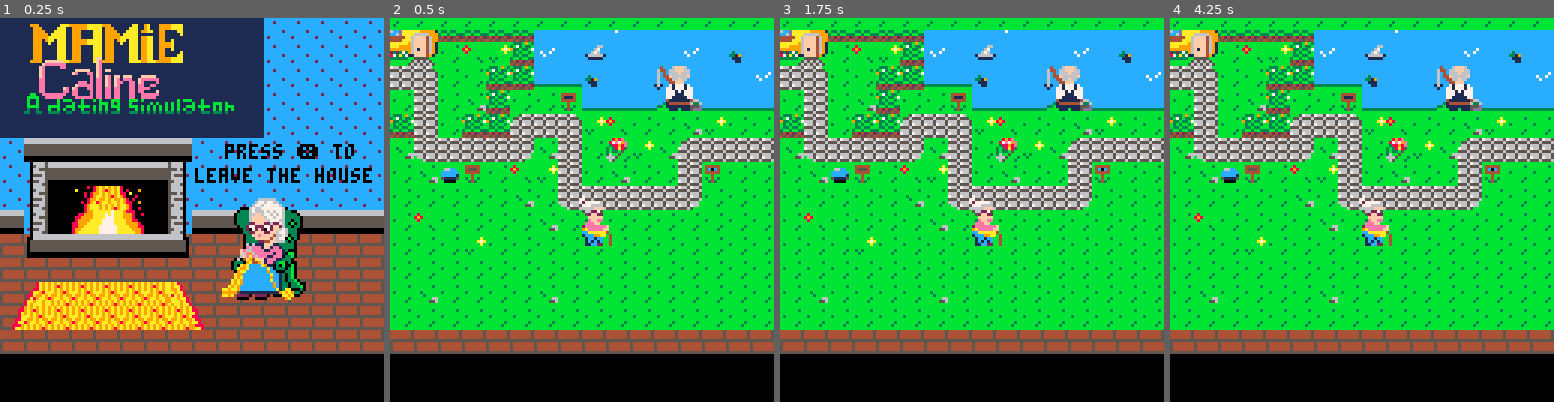
Above: before the commit, frames 1-4 (left to right).
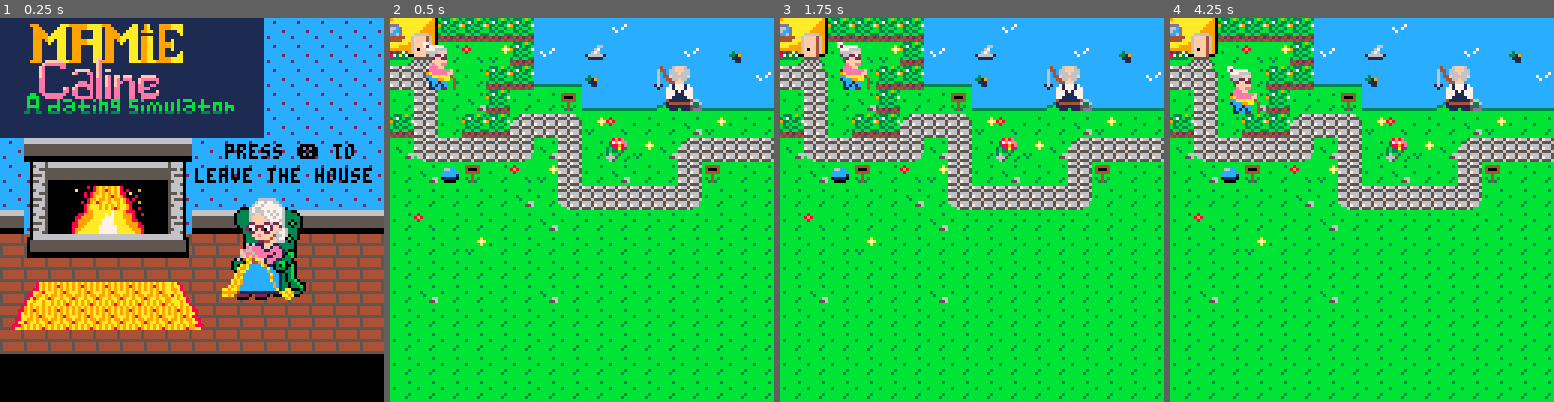
Above: after the commit, the same moments.

Repository: AndreaBacquele/projet-collectif---pico8-mamiecalineteam
Game: PICO-8 cartridge mamiecaline.p8
Same seed, same stepped clock (60 frames per second), same inputs: the game is played once before the commit and once after it.
Inputs:
- Up to frame 1 (0.25 s): no input
- Up to frame 2 (0.5 s): tap X (X key) at 0.33 s
- Up to frame 3 (1.75 s): tap X (X key) at 1.07 s; hold Right from 1.6 s (still down)
- Up to frame 4 (4.25 s): tap X (X key) at 1.85, 2.97, 4.08 s; release Right at 2.1 s; hold Up 2.15-2.42 s; hold Right 2.47-3.03 s; hold Left 3.08-3.58 s; hold Down 3.63-3.97 s; hold Right from 4.02 s (still down)

Frame 1 is identical in both runs. In frame 2, 23% of the frame differs, in the area x 0-100%, y 0-100%; in frame 3, 23%; in frame 4, 23%.

Commit message:
Mamie bougegit add mamiecaline.p8 git add mamiecaline.p8 !

Diff:
--- a/mamiecaline.p8
+++ b/mamiecaline.p8
@@ -19,12 +19,11 @@
 
 function init_game()
 		create_player()
-		draw_game()
-		update_game()
 end
 
 
 function draw_game()
+
 	draw_map()
  draw_player()
 
@@ -40,8 +39,8 @@
 
 function create_player()
     p={
-    x=20,
-    y=20,
+    x=1,
+    y=1,
     sprite=1,
     speed=1,
     flower=0,
@@ -86,11 +85,14 @@
 end
 -->8
 --dialogues
+
+
 -->8
 --map
 
 function draw_map()
-    map(0,0)
+				cls()
+    map(0,0,0,0,128,64)
     end
 
 function update_camera()
@@ -175,13 +177,17 @@
 
  if btnp(❎) then
 		init_game()
-		_update = update_game()
-		_draw = draw_game()
+		_update = update_game
+		_draw = draw_game
 	end
 
 end
 -->8
 --coup de canne
+
+
+-->8
+--pagedialogue
 
 
 __gfx__
@@ -443,6 +449,9 @@
 
 
 
+__gff__
+0000000000000000000000000001010100000000000000000000000001000101010000000101000001010000000000000000000000000000010100000000000000000000000000000000000000000000000000000000000000000000000000000000000000000000000000000000000000000000000000000000000000000000
+0000000000000000000000000000000000000000000000000000000000000000000000000000000000000000000000000000000000000000000000000000000000000000000000000000000000000000000000000000000000000000000000000000000000000000000000000000000000000000000000000000000000000000
 __map__
 24251c1c1c1c1f1f1f0f1f1f1f1f1f1f0f1f0c31313131313132323131313131e6c0c1c2c3c4c5c6e6e6e6c7c7c7c7c7e6c0c1c2c3c4c5c6e6e6e6c7c7c7c7c70000000000000000000000000000000000000000000000000000000000000000000000000000000000000000000000000000000000000000000000004c4d4e4f
 34353122211c0f1f1e1f1f1f0f1f0e1f1f0c3131313131313131313131313131e6d0d1d2d3d4d5d6e6e6e6c7c7c7c7c7e6d0d1d2d3d4d5d6e6e6e6c7c7c7c7c7000000000000000000000048494a4b00000000000000000000000048494a4b000000000000000000000000484d4e4f000000000000000000000000005c5d5e5f
@@ -457,42 +466,42 @@
 3131313131313131313131313131313131313131313131313131313131313131d7d7d7d7d7d7d7d7d7ecedeeefd7d7d7d7d7d7d7d7d7d7d7d7ecedeeefd7d7d700505152530000000000000000000000005051525300000000000000000000000050515253000000000000000000000000000000000000000000000000000000
 3132313131313231313131313131313131313131313131313131313131313131d7d9dadadadadad8d7fcfdfeffd7d7d7d7d9dadadadadad8d7fcfdfeffd7d7d700606162630000000000000000000000006065666300000000000000000000000060616263000000000000000000000000000000000000000000000000000000
 3131313131313131313131313131313131313131313131313131313131313131c9dadadadadadadac8d7d7d7d7d7d7d7c9dadadadadadadac8d7d7d7d7d7d7d700707172733700000000000037373737007075767337000000000000373737370070717273370000000000003737373700000000000000000000000000000000
-0000000000000000000000000000000000000000000000000000000000000000d7d7d7d7d7d7d7d7d7d7d7d7d7d7d7d7d7d7d7d7d7d7d7d7d7d7d7d7d7d7d7d7fafafafafafafafafafafafafafafafafafafafafafafafafafafafafafafafafafafafafafafafafafafafafafafafa00000000000000000000000000000000
-0000000000000000000000000000000000000000000000000000000000000000000000000000000000000000000000000000000000000000000000000000000000000000373737373737373737373737373737373737373737373737373737370000000000000000000000000000000000000000000000000000000000000000
-0000000000000000000000000000000000000000000000000000000000000000000000000000000000000000000000000000000000000000000000000000000000000000000000000000000000373737373737000000000000000037373737370000000000000000000000000000000000000000000000000000000000000000
-0000000000000000000000000000000000000000000000000000000000000000000000000000000000000000000000000000000000000000000000000000000000000000000000000000000000000000000000373737373737373737000000000000000000000000000000000000000000000000000000000000000000000000
-…(35 lines of a section not shown)…
+3131313131313131313131313131313131313131313100000000000000000000d7d7d7d7d7d7d7d7d7d7d7d7d7d7d7d7d7d7d7d7d7d7d7d7d7d7d7d7d7d7d7d7fafafafafafafafafafafafafafafafafafafafafafafafafafafafafafafafafafafafafafafafafafafafafafafafa00000000000000000000000000000000
+3131313131313131313131313131313131313131313100000000000000000000000000000000000000000000000000000000000000000000000000000000000000000000373737373737373737373737373737373737373737373737373737370000000000000000000000000000000000000000000000000000000000000000
+3131313131313131313131313131313131313131313100000000000000000000000000000000000000000000000000000000000000000000000000000000000000000000000000000000000000373737373737000000000000000037373737370000000000000000000000000000000000000000000000000000000000000000
+0000000000000000000031313131313131313100000000000000000000000000000000000000000000000000000000000000000000000000000000000000000000000000000000000000000000000000000000373737373737373737000000000000000000000000000000000000000000000000000000000000000000000000
+…(35 lines of a section not shown)…
